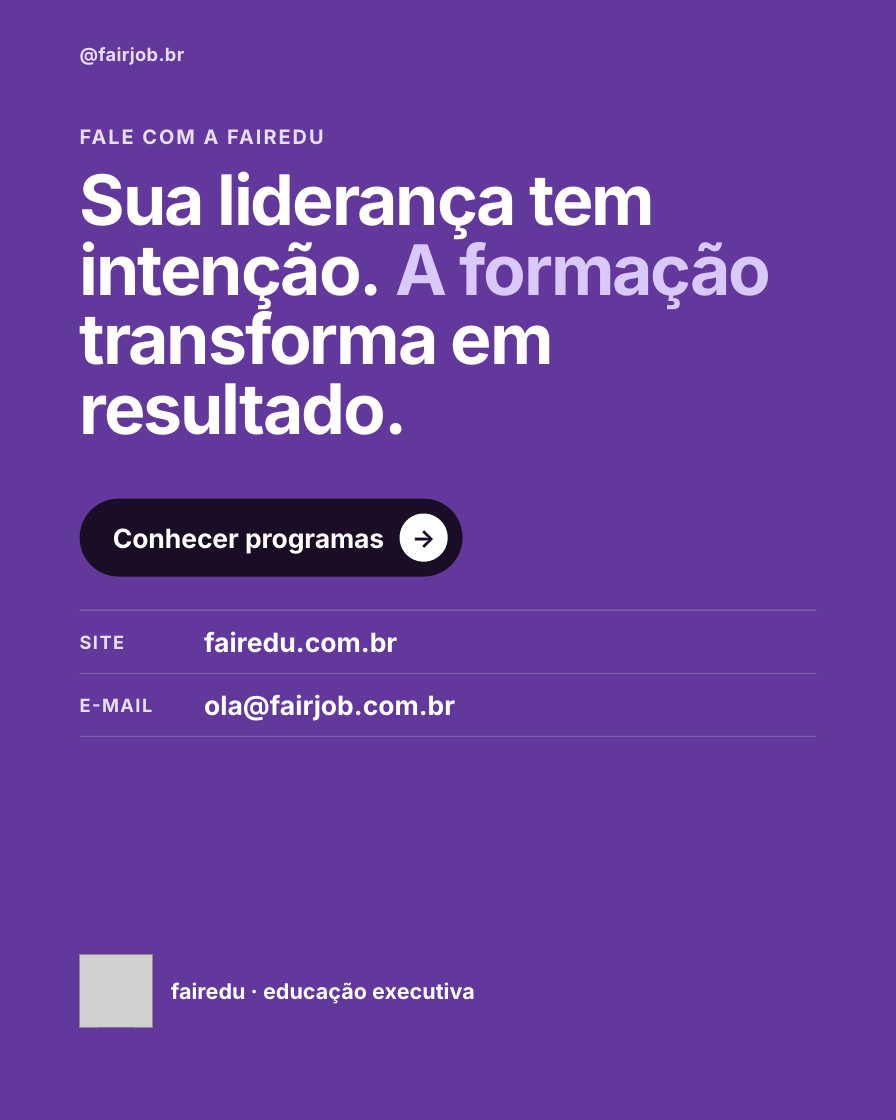
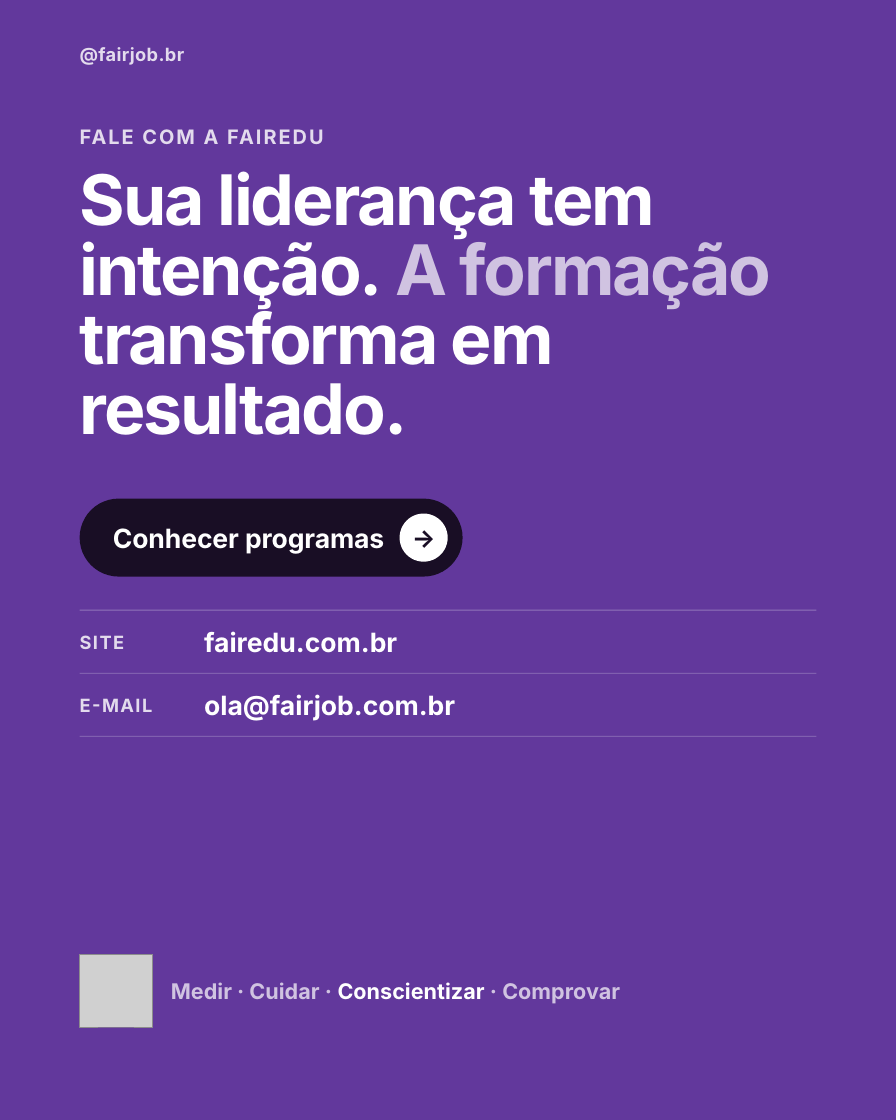
Before and after one commit to nina-rebello/comunicacao-fairjob, a slide deck: slide 5 of posts/06-fairedu/carrossel-5-canva.pptx. Drawn at 896x1120 pixels with LibreOffice and Linux fonts; fonts in the diff are those of the drawing; grey boxes stand for pictures. Boxes give left, top, right and bottom in pixels: in the first picture for what was removed or moved away, otherwise in the second. Text is boxed around its words. In the diff, an @@ line names an element or a change of style, - is before the commit and + after.

```diff
--- a/posts/06-fairedu/carrossel-5-canva.pptx
+++ b/posts/06-fairedu/carrossel-5-canva.pptx
@@ text "Sua liderança tem intenção. A ..." at [80, 171, 772, 435]: text colour #D9C8FA to #D0C3E1 in "A formação" @@
@@ text colour #E9DFFC to #E3DBED in 4 elements at [80, 47, 185, 65], [80, 129, 219, 144], [80, 635, 125, 649], [80, 698, 153, 712] @@
@@ text at [171, 982, 620, 1004]: text changed; text colour #FFFFFF to #D0C3E1 @@
-fairedu · educação executiva
+Medir · Cuidar · Conscientizar · Comprovar
```
Also in this commit, not shown: 3 other slides changed, 1 slide added, 1 slide removed, 11 other files.
